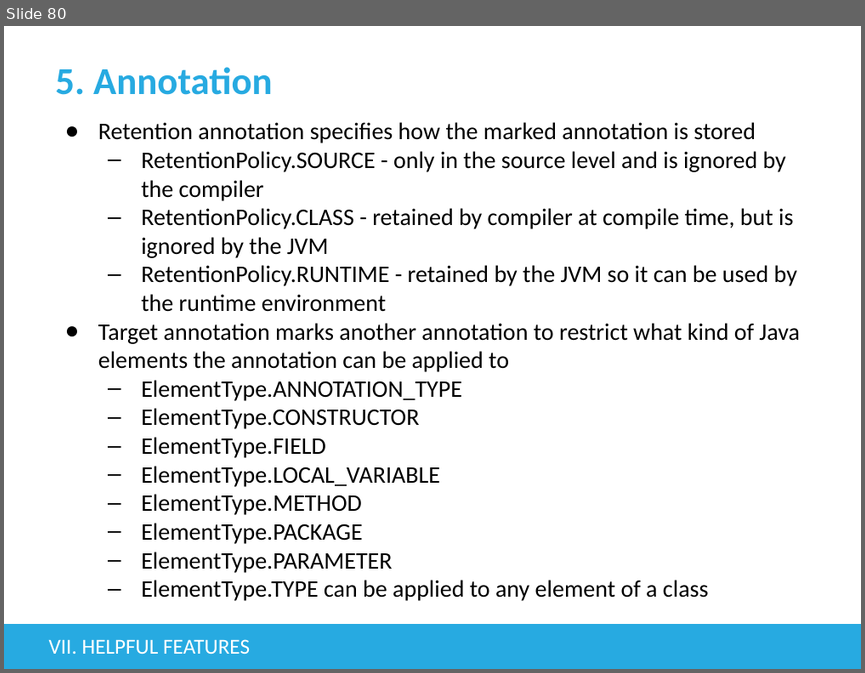
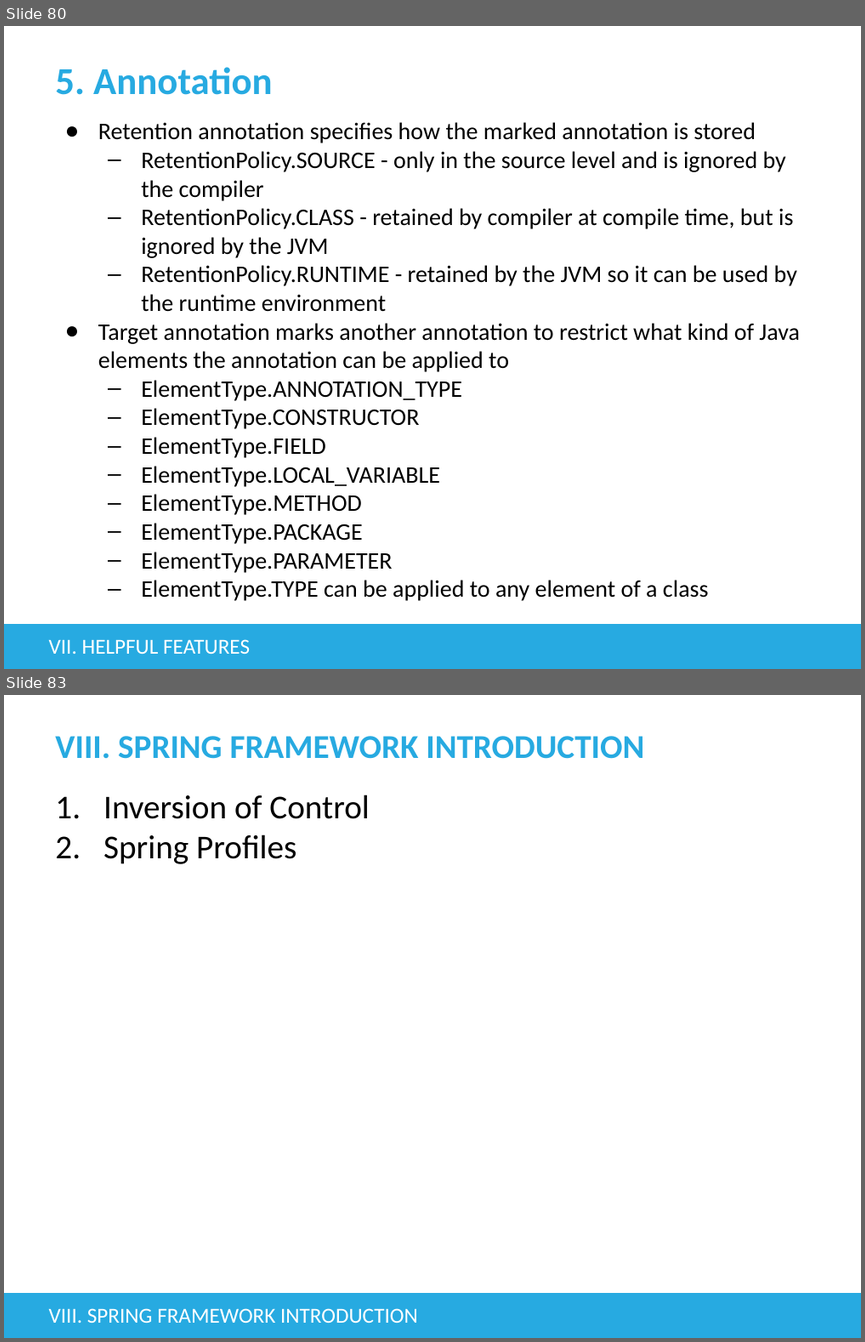
Before and after one commit to tienphat14/java-exercise, a slide deck: src/main/resources/Basic Java.pptx. Shown one above the other, each under a label of ours: slide 80 before the commit, slides 80 and 83 after it; the slides between them are not shown. The pictures are 865x673 and 865x1342 pixels, drawn with LibreOffice and Linux fonts; fonts in the diff are those of the drawing; background and template pictures are left out. Boxes give left, top, right and bottom in pixels: in the first picture for what was removed or moved away, otherwise in the second. Text is boxed around its words. In the diff, an @@ line names an element or a change of style, - is before the commit and + after.

```diff
--- a/src/main/resources/Basic Java.pptx
+++ b/src/main/resources/Basic Java.pptx
@@ slide 83 added at (4,695,861,1338), background #FFFFFF; not listed: 1 template element that a slide beside it also shows @@
@@ title added at (55,736,644,759), 28 pt, text #27AAE1, bold @@
+VIII. SPRING FRAMEWORK INTRODUCTION
@@ text added at (103,794,369,864), 28 pt, text #000000 @@
+1. Inversion of Control
+2. Spring Profiles
@@ text added at (49,1308,418,1322), 18 pt, text #FFFFFF @@
+VIII. SPRING FRAMEWORK INTRODUCTION
```
Also in this commit, not shown: 10 slides changed, 18 other slides added, 24 other files.
